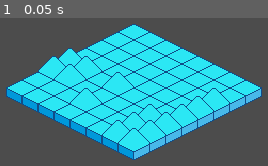
Above: before the commit, frame 1.
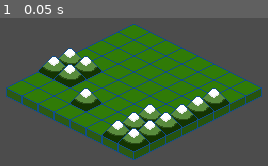
Above: after the commit, the same moment.

Repository: Jev-git/Godot-Isometric
Game: Godot game, scene res://Scenes/Board.tscn
Two runs of this game, one before a commit and one after it. Both use one fixed random seed, a clock stepped at 60 frames per second and the inputs below.
Inputs:
- Up to frame 1 (0.05 s): no input

The runs differ from the first frame. In frame 1, 41% of the frame differs, in the area x 2-98%, y 4-96%.

Commit message:
- Recolor the sprite sheet to green

Diff:
--- a/Scenes/Board.tscn
+++ b/Scenes/Board.tscn
@@ -20,5 +20,5 @@
 tile_set = ExtResource( 1 )
 cell_size = Vector2( 32, 16 )
 format = 1
-tile_data = PoolIntArray( 131079, 1, 0, 196615, 1, 0, 262144, 1, 0, 262145, 1, 0, 262147, 1, 0, 262151, 1, 0, 327680, 1, 0, 327681, 1, 0, 327686, 1, 0, 327687, 1, 0, 393219, 1, 0, 393222, 1, 0, 393223, 1, 0, 458758, 1, 0, 458759, 1, 0 )
+tile_data = PoolIntArray( 131079, 1, 0, 196615, 1, 0, 262144, 1, 0, 262145, 1, 0, 262151, 1, 0, 327680, 1, 0, 327681, 1, 0, 327686, 1, 0, 327687, 1, 0, 393219, 1, 0, 393222, 1, 0, 393223, 1, 0, 458758, 1, 0, 458759, 1, 0 )
 script = ExtResource( 2 )
Binary file changed: Assets/Isometric-SpriteSheet.png
